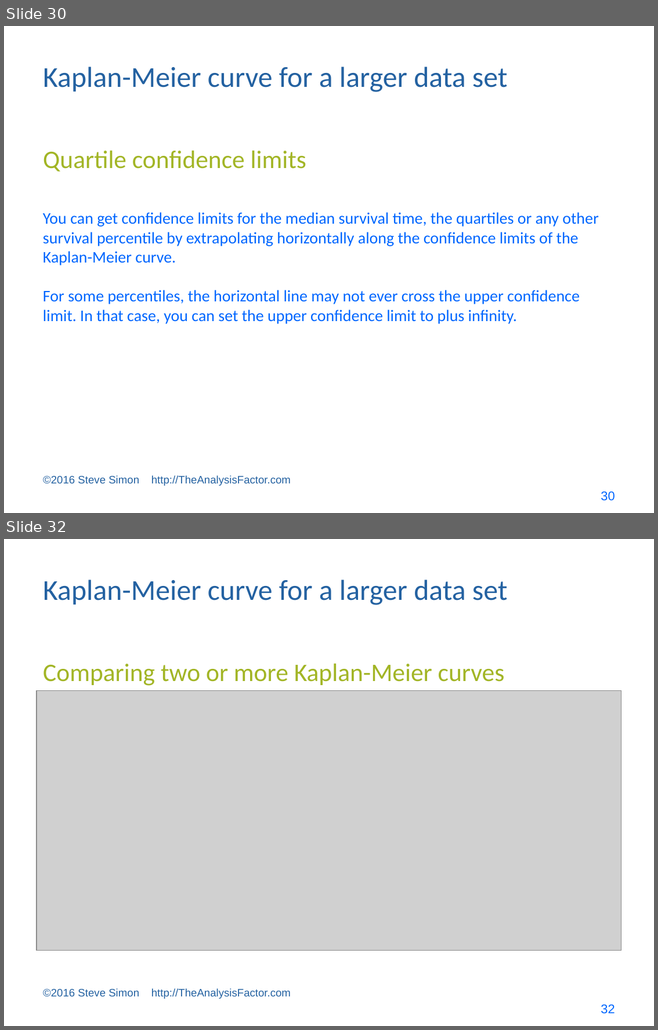
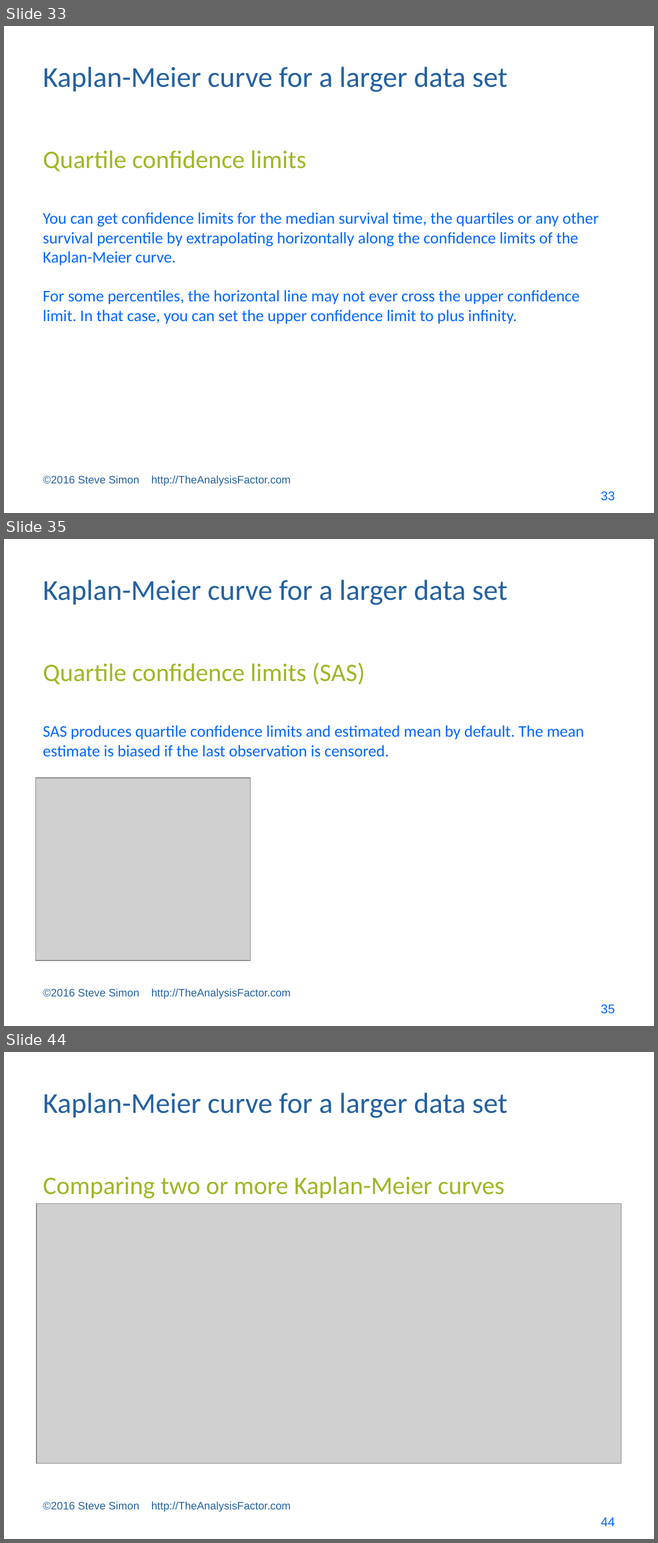
Before and after one commit to pmean/survival-models, a slide deck: bin/survival lecture 1.pptx. Shown one above the other, each under a label of ours: slides 30 and 32 before the commit, slides 33, 35 and 44 after it; the slides between them are not shown. The pictures are 658x1030 and 658x1543 pixels, drawn with LibreOffice and Linux fonts; fonts in the diff are those of the drawing; grey boxes stand for pictures. Boxes give left, top, right and bottom in pixels: in the first picture for what was removed or moved away, otherwise in the second. Text is boxed around its words. In the diff, an @@ line names an element or a change of style, - is before the commit and + after.

```diff
--- a/bin/survival lecture 1.pptx
+++ b/bin/survival lecture 1.pptx
@@ slide 35 added at (x1=4, y1=539, x2=654, y2=1026), background #FFFFFF @@
@@ title added at (x1=43, y1=580, x2=507, y2=605), 32 pt, text #2361A1 @@
+Kaplan-Meier curve for a larger data set
@@ text added at (x1=43, y1=663, x2=365, y2=685), 28 pt, text #A2B525 @@
+Quartile confidence limits (SAS)
@@ text added at (x1=43, y1=725, x2=583, y2=757), 18 pt, text #0066FF @@
+SAS produces quartile confidence limits and estimated mean by default. The mean estimate is biased if the last observation is censored.
@@ picture added at (x1=36, y1=778, x2=250, y2=961) @@
@@ text added at (x1=43, y1=988, x2=291, y2=999), 12 pt, text #2361A1 @@
+©2016 Steve Simon http://TheAnalysisFactor.com
@@ page number added at (x1=600, y1=1004, x2=614, y2=1014), 14 pt, text #0066FF @@
+35
@@ what was slide 30 is now slide 33 @@
@@ page number at (x1=600, y1=491, x2=614, y2=501): text changed @@
-30
+33
@@ what was slide 32 is now slide 44 @@
@@ page number at (x1=600, y1=1518, x2=614, y2=1526): text changed @@
-32
+44
```
Also in this commit, not shown: 14 slides changed, 16 other slides added, 9 other files.
